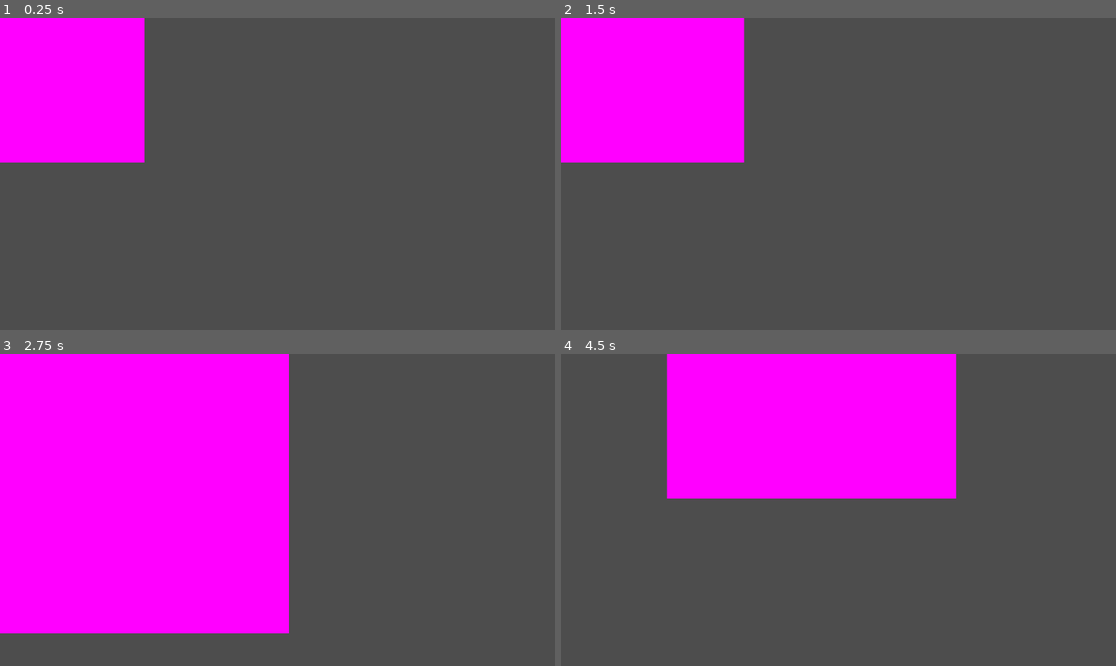
Above: before the commit, frames 1-4 (two rows, left to right).
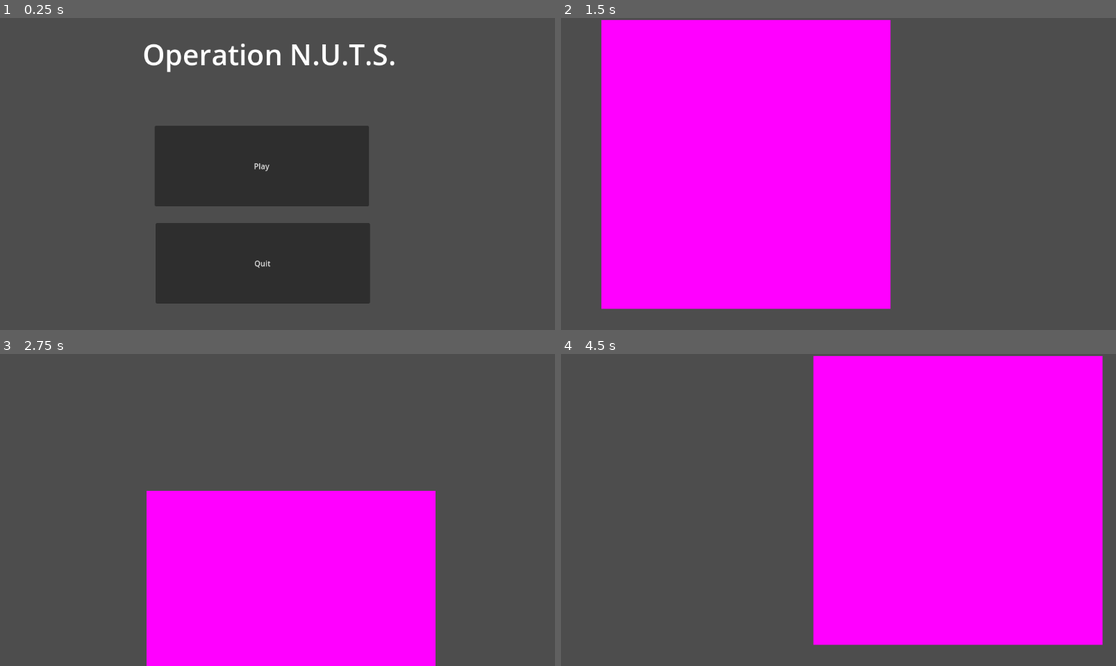
Above: after the commit, the same moments.

Repository: SupermanBritt/OperationNUTS
Game: Godot game, scene res://Scenes/main_menu.tscn
Two runs of this game, one before a commit and one after it. Both use one fixed random seed, a clock stepped at 60 frames per second and the inputs below. Before the commit the project starts from res://Sprites/Squirrel.tscn.
Inputs (mouse positions are in pixels of both pictures, inside the frame that each line leads up to):
- Up to frame 1 (0.25 s): no input
- Up to frame 2 (1.5 s): click (821, 164) at 0.5 s, where only the run after the commit has a clickable "Play"; tap Enter at 1.25 s; hold Right (move_right) from 1.28 s (still down)
- Up to frame 3 (2.75 s): release Right (move_right) at 2.03 s; hold Down (move_down) from 2.03 s (still down)
- Up to frame 4 (4.5 s): release Down (move_down) at 2.78 s; hold Right (move_right) 2.78-3.53 s; hold Up (move_up) 3.53-4.28 s; hold Left (move_left) from 4.28 s (still down)

The runs differ from the first frame. In frame 1, 33% of the frame differs, in the area x 0-72%, y 0-92%; in frame 2, 40%; in frame 3, 52%, in the area x 0-79%, y 0-100%; in frame 4, 49%.

Commit message:
main menu
menu that has quit and play button
Quit closes game
play goes to testing

Diff:
--- /dev/null
+++ b/Scenes/main_menu.tscn
@@ -0,0 +1,37 @@
+[gd_scene load_steps=3 format=3 uid="uid://dmaxhrmqv28la"]
+
+[ext_resource type="Script" path="res://Scripts/main_menu.gd" id="1_6f0qk"]
+
+[sub_resource type="LabelSettings" id="LabelSettings_2t7e4"]
+font_size = 59
+
+[node name="MainMenu" type="Node2D"]
+script = ExtResource("1_6f0qk")
+
+[node name="PlayButton" type="Button" parent="."]
+offset_left = 321.0
+offset_top = 224.0
+offset_right = 766.0
+offset_bottom = 391.0
+tooltip_text = "This will start the game"
+text = "Play"
+
+[node name="QuitButton" type="Button" parent="."]
+offset_left = 323.0
+offset_top = 426.0
+offset_right = 768.0
+offset_bottom = 593.0
+tooltip_text = "This will exit the game"
+text = "Quit"
+
+[node name="Label" type="Label" parent="."]
+offset_left = 214.0
+offset_top = 34.0
+offset_right = 904.0
+offset_bottom = 173.0
+text = "Operation N.U.T.S."
+label_settings = SubResource("LabelSettings_2t7e4")
+horizontal_alignment = 1
+
+[connection signal="pressed" from="PlayButton" to="." method="_on_play_button_pressed"]
+[connection signal="pressed" from="QuitButton" to="." method="_on_quit_button_pressed"]
--- /dev/null
+++ b/Scripts/main_menu.gd
@@ -0,0 +1,10 @@
+extends Node2D
+
+
+
+func _on_quit_button_pressed():
+	get_tree().quit()
+
+
+func _on_play_button_pressed():
+	get_tree().change_scene_to_file("res://Scenes/testing.tscn")
--- a/project.godot
+++ b/project.godot
@@ -11,7 +11,7 @@
 [application]
 
 config/name="OperationNuts"
-run/main_scene="res://Sprites/Squirrel.tscn"
+run/main_scene="res://Scenes/main_menu.tscn"
 config/features=PackedStringArray("4.1", "Forward Plus")
 
 [input]
